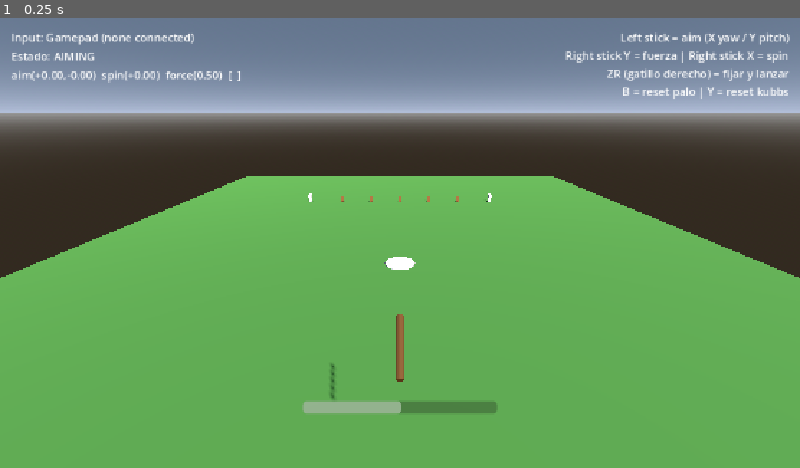
Above: before the commit, frame 1.
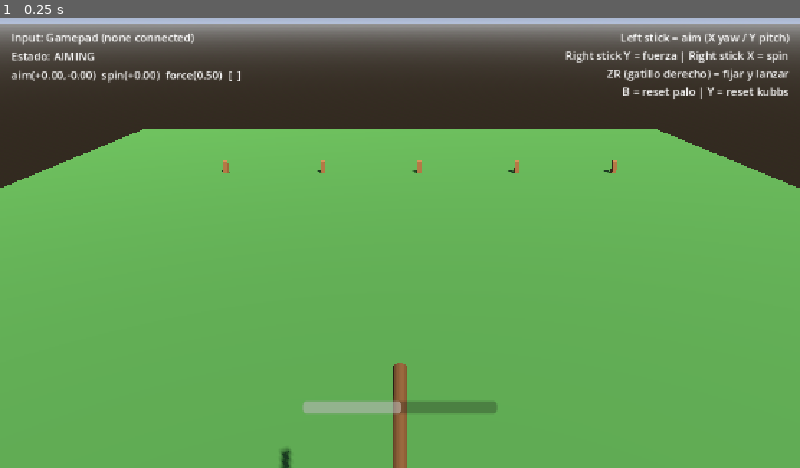
Above: after the commit, the same moment.

Repository: Zormon/vkChess
Game: Godot game, scene res://scenes/levels/testLevel.tscn
Two runs of this game, one before a commit and one after it. Both use one fixed random seed, a clock stepped at 60 frames per second and the inputs below.
Inputs:
- Up to frame 1 (0.25 s): no input

The runs differ from the first frame. In frame 1, 41% of the frame differs, in the area x 0-100%, y 0-100%.

Commit message:
Implementación de la escena de Globals y actualización de la gestión de kubbs y batons

Diff:
--- a/project.godot
+++ b/project.godot
@@ -15,6 +15,10 @@
 run/main_scene="res://scenes/levels/testLevel.tscn"
 config/features=PackedStringArray("4.7", "Forward Plus")
 config/icon="res://icon.svg"
+
+[autoload]
+
+Globals="*res://scripts/Globals.gd"
 
 [display]
 
--- a/scenes/objects/kubb/kubbDefault.tscn
+++ b/resources/scenes/kubb.tscn
@@ -1,16 +1,16 @@
 [gd_scene format=3 uid="uid://dgdsjrkcm0ycq"]
 
-[ext_resource type="Script" uid="uid://bdlut2cwmma0c" path="res://scenes/objects/kubb/kubb_default.gd" id="1_fgcq3"]
+[ext_resource type="Script" uid="uid://bdlut2cwmma0c" path="res://scenes/objects/kubb/kubb_default.gd" id="1_6bn11"]
 
 [sub_resource type="BoxMesh" id="BoxMesh_1"]
-size = Vector3(0.07, 0.15, 0.07)
+size = Vector3(0.07, 0.2, 0.07)
 
 [sub_resource type="StandardMaterial3D" id="StandardMaterial3D_wood_light"]
 albedo_color = Color(0.6, 0.4, 0.22, 1)
 roughness = 0.85
 
 [sub_resource type="BoxShape3D" id="BoxShape3D_1"]
-size = Vector3(0.07, 0.15, 0.07)
+size = Vector3(0.1, 0.21, 0.1)
 
 [node name="Kubb" type="RigidBody3D" unique_id=12657775]
 collision_layer = 4
--- a/scenes/levels/testLevel.tscn
+++ b/scenes/levels/testLevel.tscn
@@ -3,9 +3,7 @@
 [ext_resource type="Script" uid="uid://d4nlq3cu2v0yw" path="res://scripts/GameWorld.gd" id="1_x0cec"]
 [ext_resource type="Script" uid="uid://bslabsyqaba6u" path="res://scripts/TrajectoryPreview.gd" id="2_nyx1m"]
 [ext_resource type="Script" uid="uid://bvyi61s2fc3ex" path="res://scripts/LaunchController.gd" id="3_ipuiq"]
-[ext_resource type="PackedScene" uid="uid://buk6hhcwvuhvr" path="res://scenes/objects/baton/batonDefault.tscn" id="4_nyx1m"]
 [ext_resource type="Script" uid="uid://ch6ukvbxlq33b" path="res://scripts/GameManager.gd" id="5_r1b2b"]
-[ext_resource type="PackedScene" uid="uid://dgdsjrkcm0ycq" path="res://scenes/objects/kubb/kubbDefault.tscn" id="6_nyx1m"]
 [ext_resource type="Script" uid="uid://cq6lg2ibr7c5l" path="res://scripts/UIController.gd" id="7_ui"]
 
 [sub_resource type="ProceduralSkyMaterial" id="ProceduralSkyMaterial_1"]
@@ -75,6 +73,7 @@
 shape = SubResource("BoxShape3D_ground")
 
 [node name="FieldMarkers" type="Node3D" parent="Field" unique_id=640305617]
+visible = false
 
 [node name="CornerNW" type="MeshInstance3D" parent="Field/FieldMarkers" unique_id=242201023]
 transform = Transform3D(1, 0, 0, 0, 1, 0, 0, 0, 1, -2.5, 0, 4)
@@ -97,11 +96,12 @@
 surface_material_override/0 = SubResource("StandardMaterial3D_marker")
 
 [node name="CenterLine" type="MeshInstance3D" parent="Field/FieldMarkers" unique_id=2012151335]
+visible = false
 mesh = SubResource("CylinderMesh_ground_marker")
 surface_material_override/0 = SubResource("StandardMaterial3D_marker")
 
-[node name="KubbSpawnPoint" type="Node3D" parent="Field" unique_id=107516779]
-transform = Transform3D(1, 0, 0, 0, 1, 0, 0, 0, 1, 0, 0, -2.8587894)
+[node name="KubbSpawn1" type="Node3D" parent="Field" unique_id=107516779]
+transform = Transform3D(1, 0, 0, 0, 1, 0, 0, 0, 1, -2.8711925, 0, -3.9746842)
 
 [node name="Thrower" type="Node3D" parent="." unique_id=1564645843]
 transform = Transform3D(1, 0, 0, 0, 1, 0, 0, 0, 1, 0, 0, 3.2)
@@ -109,7 +109,7 @@
 [node name="Camera3D" type="Camera3D" parent="Thrower" unique_id=669018260]
 transform = Transform3D(1, 0, 0, 0, 0.927, 0.375, 0, -0.375, 0.927, 0, 2.3, 1.6)
 attributes = SubResource("CameraAttributesPractical_1")
-fov = 70.0
+fov = 45.0
 
 [node name="BatonSpawnPoint" type="Node3D" parent="Thrower" unique_id=1735509190]
 transform = Transform3D(1, 0, 0, 0, 1, 0, 0, 0, 1, 0, 1.3, 0.4)
@@ -119,16 +119,21 @@
 
 [node name="LaunchController" type="Node" parent="." unique_id=1929620991 node_paths=PackedStringArray("baton_spawn", "trajectory", "ui_controller", "field_root")]
 script = ExtResource("3_ipuiq")
-baton_scene = ExtResource("4_nyx1m")
 baton_spawn = NodePath("../Thrower/BatonSpawnPoint")
 trajectory = NodePath("../TrajectoryPreview")
 ui_controller = NodePath("../UI")
 field_root = NodePath("..")
+max_yaw_degrees = null
+min_pitch_degrees = null
+max_pitch_degrees = null
+min_force = null
+max_force = null
+max_spin_rad = null
+max_visual_roll = null
 
-[node name="GameManager" type="Node" parent="." unique_id=1402048605 node_paths=PackedStringArray("kubb_root")]
+[node name="GameManager" type="Node" parent="." unique_id=1402048605 node_paths=PackedStringArray("kubb_spawn1")]
 script = ExtResource("5_r1b2b")
-kubb_object = ExtResource("6_nyx1m")
-kubb_root = NodePath("../Field/KubbSpawnPoint")
+kubb_spawn1 = NodePath("../Field/KubbSpawn1")
 
 [node name="UI" type="CanvasLayer" parent="." unique_id=1001001]
 script = ExtResource("7_ui")
--- a/scripts/GameManager.gd
+++ b/scripts/GameManager.gd
@@ -2,56 +2,35 @@
 class_name GameManager
 extends Node
 
-# Preload the Kubb script so type hints work without relying on
-# global class_name registration (which lags behind fresh project scans).
 const KubbScript = preload("res://scripts/Kubb.gd")
 
-@export_group("Setup")
-@export var kubb_object: PackedScene
-@export var kubb_root: Node3D = null
+@export_group("Field Layout")
+@export var kubb_spawn1: Node3D = null
+@export var kubb_spawn2: Node3D = null
+@export_range(1, 10, 1) var kubb_count: int = 5
+@export_range(2.0, 12.0, 0.5) var spawn_length: float = 8.0
 
-@export_group("Field Layout")
-@export_range(1, 10, 1) var kubb_count: int = 5
-@export_range(0.2, 2.0, 0.05) var kubb_spacing: float = 0.8
-@export_range(2.0, 12.0, 0.5) var field_length: float = 8.0
-
-var _kubbs: Array = []
-var _kubb_start_transforms: Array[Transform3D] = []
+var _kubbs1: Array = []
+var _kubbs2: Array = []
 
 
 func _ready() -> void:
 	_spawn_kubbs()
 
+
+# Spawns the kubbs in their starting positions on the field. Clears any existing kubbs first.
 func _spawn_kubbs() -> void:
 	_clear_kubbs()
 
-	# Kubbs line up on the baseline at the far end of the field (negative Z).
-	var baseline_z: float = -field_length * 0.5
 	for i in kubb_count:
-		var kubb = kubb_object.instantiate()
-		kubb_root.add_child(kubb)
-		# Center the line around X=0. With 5 kubbs and spacing 0.8 the row is 3.2m wide.
-		var x: float = (float(i) - float(kubb_count - 1) * 0.5) * kubb_spacing
-		var t: Transform3D = Transform3D(Basis.IDENTITY, Vector3(x, 0.075, baseline_z))
-		kubb.global_transform = t
-		_kubbs.append(kubb)
-		_kubb_start_transforms.append(t)
+		var kubb = Globals.KubbScene.instantiate()
+		kubb.translate_object_local(Vector3(i * (spawn_length / kubb_count), 0.25, 0.0))
+		kubb_spawn1.add_child(kubb)
+		_kubbs1.append(kubb)
 
 
 func _clear_kubbs() -> void:
-	for k in _kubbs:
+	for k in _kubbs1:
 		if is_instance_valid(k):
 			k.queue_free()
-	_kubbs.clear()
-	_kubb_start_transforms.clear()
-
-
-## Reset every kubb back to its starting position.
-## Safe to call even if the array is empty (e.g. before _ready spawned them).
-func reset_kubbs() -> void:
-	if _kubbs.is_empty():
-		return
-	for i in _kubbs.size():
-		var k: Node = _kubbs[i]
-		if is_instance_valid(k) and k is KubbScript:
-			k.reset_to(_kubb_start_transforms[i])
+	_kubbs1.clear()
--- a/scripts/GamepadInputProvider.gd
+++ b/scripts/GamepadInputProvider.gd
@@ -23,8 +23,6 @@
 
 # Internal state.
 var _current_force: float = 0.0
-var _was_freeze_held: bool = false
-var _throw_just_happened: bool = false
 var _current_aim: Vector2 = Vector2.ZERO
 var _current_spin: float = 0.0
 
@@ -45,18 +43,6 @@
 	_current_force = clampf((ry + 1.0) * 0.5, 0.0, 1.0)
 
 	_current_spin = _normalize_axis(_get_axis(AXIS_RX))
-
-	# Edge-detect freeze using the SAME source as is_freeze_held():
-	# analog axis 5 (RT) OR digital button 7 (ZR fallback). This keeps the
-	# edge events and the polled state consistent so the LaunchController
-	# doesn't see a freeze and a throw in the same frame.
-	var freeze_now: bool = is_freeze_held()
-	if freeze_now and not _was_freeze_held:
-		freeze_started.emit()
-	elif _was_freeze_held and not freeze_now:
-		throw_released.emit()
-		_throw_just_happened = true
-	_was_freeze_held = freeze_now
 
 	# Button presses for reset actions (via the InputMap actions).
 	if InputMap.has_action("reset_baton") and Input.is_action_just_pressed("reset_baton"):
@@ -88,12 +74,6 @@
 	return false
 
 
-func just_thrown() -> bool:
-	var result: bool = _throw_just_happened
-	_throw_just_happened = false
-	return result
-
-
 func get_device_name() -> String:
 	var pads: Array = Input.get_connected_joypads()
 	if pads.is_empty():
@@ -114,8 +94,7 @@
 
 
 func on_deactivated() -> void:
-	_was_freeze_held = false
-	_throw_just_happened = false
+	pass
 
 
 # ----------------- Helpers -----------------
--- /dev/null
+++ b/scripts/Globals.gd
@@ -0,0 +1,9 @@
+# Globals.gd — Project-wide shared assets. Registered as Autoload in
+# Project Settings → Autoload. Accessible from any script as `Globals.X`.
+extends Node
+
+## The single scene used for every Kubb in the game.
+const KubbScene: PackedScene = preload("res://resources/scenes/kubb.tscn")
+
+## The single scene used for every Kastpinne (baton) in the game.
+const KastpinneScene: PackedScene = preload("res://resources/scenes/baton.tscn")
--- a/scripts/InputProvider.gd
+++ b/scripts/InputProvider.gd
@@ -35,12 +35,6 @@
 func is_freeze_held() -> bool:
 	return false
 
-## True on the single frame the throw fires (after a freeze-and-release sequence).
-## Providers that work in continuous hold (gamepad RT) should track this themselves
-## by emitting throw_released and reading a small internal cooldown.
-func just_thrown() -> bool:
-	return false
-
 ## Called every frame so the provider can update its internal state
 ## (e.g. read mouse deltas, decay the spin accumulator, detect button edges).
 func update(_delta: float) -> void:
--- a/scripts/LaunchController.gd
+++ b/scripts/LaunchController.gd
@@ -13,13 +13,8 @@
 enum State {AIMING, FROZEN, THROWN}
 
 @export_group("Node References")
-@export var baton_scene: PackedScene
 @export var baton_spawn: Node3D
-# Use loose typing here so we don't depend on TrajectoryPreview class_name resolution.
-@export var trajectory: Node3D
-## UI controller that displays device name + power bar.
 @export var ui_controller: Node
-## Parent for the instantiated active baton (usually the scene root).
 @export var field_root: Node
 
 @export_group("Aim Tuning")
@@ -33,48 +28,34 @@
 @export_range(0.0, 30.0, 0.5) var max_spin_rad: float = 10.0
 @export_range(0.0, 1.0, 0.2) var max_visual_roll: float = 2.0
 
-# Active input provider (gamepad or mouse+keyboard).
 var input_provider: Node = null
 
 var _state: int = State.AIMING
-# Internal aim parameters (live during AIMING, frozen during FROZEN).
-var _yaw: float = 0.0 # radians
-var _pitch: float = 0.0 # radians (elevation above horizon)
-var _roll: float = 0.0 # visual roll (radians) - not physical
-var _force: float = 0.0 # Newton*seconds magnitude of the throw impulse
-var _spin: Vector3 = Vector3.ZERO # angular velocity (rad/s)
-var _active_baton = null # Typed as Kastpinne in spirit; kept loose to avoid class_name resolution.
-var _frozen_params: Dictionary = {}
+var _yaw: float = 0.0
+var _pitch: float = 0.0
+var _roll: float = 0.0
+var _force: float = 0.0
+var _spin: Vector3 = Vector3.ZERO
+var _active_baton = null
+var _frozen_impulse: Vector3 = Vector3.ZERO
+var _frozen_spin: Vector3 = Vector3.ZERO
 
 
 func _ready() -> void:
 	_auto_select_input_provider()
-	call_deferred("_deferred_spawn_baton")
-
-
-func _deferred_spawn_baton() -> void:
 	_pitch = deg_to_rad(35.0)
-	_spawn_baton()
-
+	# Deferred so the PhysicsServer3D has registered the new RigidBody3D
+	call_deferred("_spawn_baton")
 
 func _process(delta: float) -> void:
 	if input_provider != null:
 		input_provider.call("update", delta)
 
-	match _state:
-		State.AIMING:
-			_read_input_from_provider()
-			_update_baton_transform()
-			_update_trajectory()
-		State.FROZEN:
-			pass
-		State.THROWN:
-			pass
-
-	# Provider drives the state transitions. "Hold to freeze, release to throw"
-	# is controlled entirely by the held state. The just_thrown() path was
-	# removed because it could fire on the same frame as _freeze_values() and
-	# skip the FROZEN state entirely.
+	if _state == State.AIMING:
+		_read_input_from_provider()
+		_update_baton_transform()
+
+	# "Hold to freeze, release to throw" — driven entirely by the held state.
 	if input_provider != null:
 		var held: bool = bool(input_provider.call("is_freeze_held"))
 		if _state == State.AIMING and held:
@@ -83,13 +64,9 @@
 			_throw()
 
 
-
 # ----------------- Input provider management -----------------
 
 func _auto_select_input_provider() -> void:
-	# Mouse+keyboard provider temporarily disabled. Always use the gamepad.
-	# The MouseKeyboardInputProvider file/class stays in place so the abstraction
-	# is preserved; we just don't instantiate it.
 	_set_input_provider(GamepadInputProviderScript.new())
 
 
@@ -124,8 +101,7 @@
 			return
 
 
-# ----------------- Input reading -----------------
-
+# ----------------- Read input values and update local variables -----------------
 func _read_input_from_provider() -> void:
 	if input_provider == null:
 		return
@@ -133,22 +109,14 @@
 	var force01: float = float(input_provider.call("get_force"))
 	var spin: float = float(input_provider.call("get_spin"))
 
-	# Stick left -> aim left (yaw negative on the baton's world X axis).
-	# The baton always launches toward -Z (where the kubbs are), so positive
-	# aim.x should move the throw direction to the player's left, which is -X.
-	# Therefore: yaw = aim.x * max_yaw (not -aim.x).
+	# Positive aim.x -> throw to the player's left (-X), since the baton
+	# launches toward -Z where the kubbs are.
 	_yaw = aim.x * deg_to_rad(max_yaw_degrees)
 	_pitch = deg_to_rad(_pitch_from_input(aim.y))
 	_force = lerp(min_force, max_force, clampf(force01, 0.0, 1.0))
-	_spin_input_to_spin(spin)
-
-
-func _spin_input_to_spin(spin_input: float) -> void:
-	_roll = spin_input * max_visual_roll
-	_spin = Vector3(0.0, 0.0, -spin_input * max_spin_rad)
-
-
-# ----------------- Baton control -----------------
+	_roll = spin * max_visual_roll
+	_spin = Vector3(0.0, 0.0, -spin * max_spin_rad)
+
 
 func _update_baton_transform() -> void:
 	if _active_baton == null:
@@ -160,10 +128,9 @@
 	if _active_baton != null and is_instance_valid(_active_baton):
 		_active_baton.queue_free()
 		_active_baton = null
-	var baton = baton_scene.instantiate()
+	var baton = Globals.KastpinneScene.instantiate()
 	field_root.add_child(baton)
-	# Force the baton to a known-safe frozen state BEFORE setting _active_baton
-	# so that any subsequent reset_to() has a frozen, sleeping body to teleport.
+	# Freeze before assigning so reset_to() has a sleeping body to teleport.
 	baton.freeze = true
 	baton.freeze_mode = RigidBody3D.FREEZE_MODE_KINEMATIC
 	baton.linear_velocity = Vector3.ZERO
@@ -190,11 +157,8 @@
 func _freeze_values() -> void:
 	if _active_baton == null:
 		return
-	_frozen_params = {
-		"impulse": _compute_initial_impulse(),
-		"spin": _spin,
-	}
-	trajectory.set_frozen_color()
+	_frozen_impulse = _compute_initial_impulse()
+	_frozen_spin = _spin
 	_state = State.FROZEN
 	state_changed.emit(_state)
 	_update_ui_state_label()
@@ -208,25 +172,7 @@
 	_state = State.THROWN
 	state_changed.emit(_state)
 	_update_ui_state_label()
-	_active_baton.call("throw",
-		_frozen_params.get("impulse", Vector3.ZERO),
-		_frozen_params.get("spin", Vector3.ZERO)
-	)
-	trajectory.hide_arc()
-
-
-# ----------------- Trajectory preview -----------------
-
-func _update_trajectory() -> void:
-	if _active_baton == null:
-		return
-	trajectory.set_aiming_color()
-	# Use untyped Array — Array[RID] strict typing causes errors when the
-	# active baton RID is invalid at boot time.
-	var exclude: Array = []
-	if _active_baton.get_rid().is_valid():
-		exclude.append(_active_baton.get_rid())
-
+	_active_baton.call("throw", _frozen_impulse, _frozen_spin)
 
 # ----------------- UI helper -----------------
 
--- a/scripts/MouseKeyboardInputProvider.gd
+++ b/scripts/MouseKeyboardInputProvider.gd
@@ -22,7 +22,6 @@
 var _current_force: float = 0.0
 var _current_spin: float = 0.0
 var _was_freeze_held: bool = false
-var _throw_just_happened: bool = false
 # Cached mouse delta while charging (consumed each frame).
 var _pending_mouse_dy: float = 0.0
 var _pending_wheel_delta: float = 0.0
@@ -56,12 +55,6 @@
 	return Input.is_mouse_button_pressed(MOUSE_BUTTON_LEFT)
 
 
-func just_thrown() -> bool:
-	var result: bool = _throw_just_happened
-	_throw_just_happened = false
-	return result
-
-
 func get_device_name() -> String:
 	return "Mouse + Keyboard"
 
@@ -76,7 +69,6 @@
 
 func on_deactivated() -> void:
 	_was_freeze_held = false
-	_throw_just_happened = false
 
 
 # ----------------- Input handlers -----------------
@@ -133,7 +125,6 @@
 	elif _was_freeze_held and not lmb_held:
 		# Edge: LMB just released -> fire throw.
 		throw_released.emit()
-		_throw_just_happened = true
 	_was_freeze_held = lmb_held
 
 
Renamed: scenes/objects/baton/batonDefault.tscn -> resources/scenes/baton.tscn
Not shown: 1 places in resources/scenes/kubb.tscn that only renumber resources
Not shown, added: scripts/Globals.gd.uid
